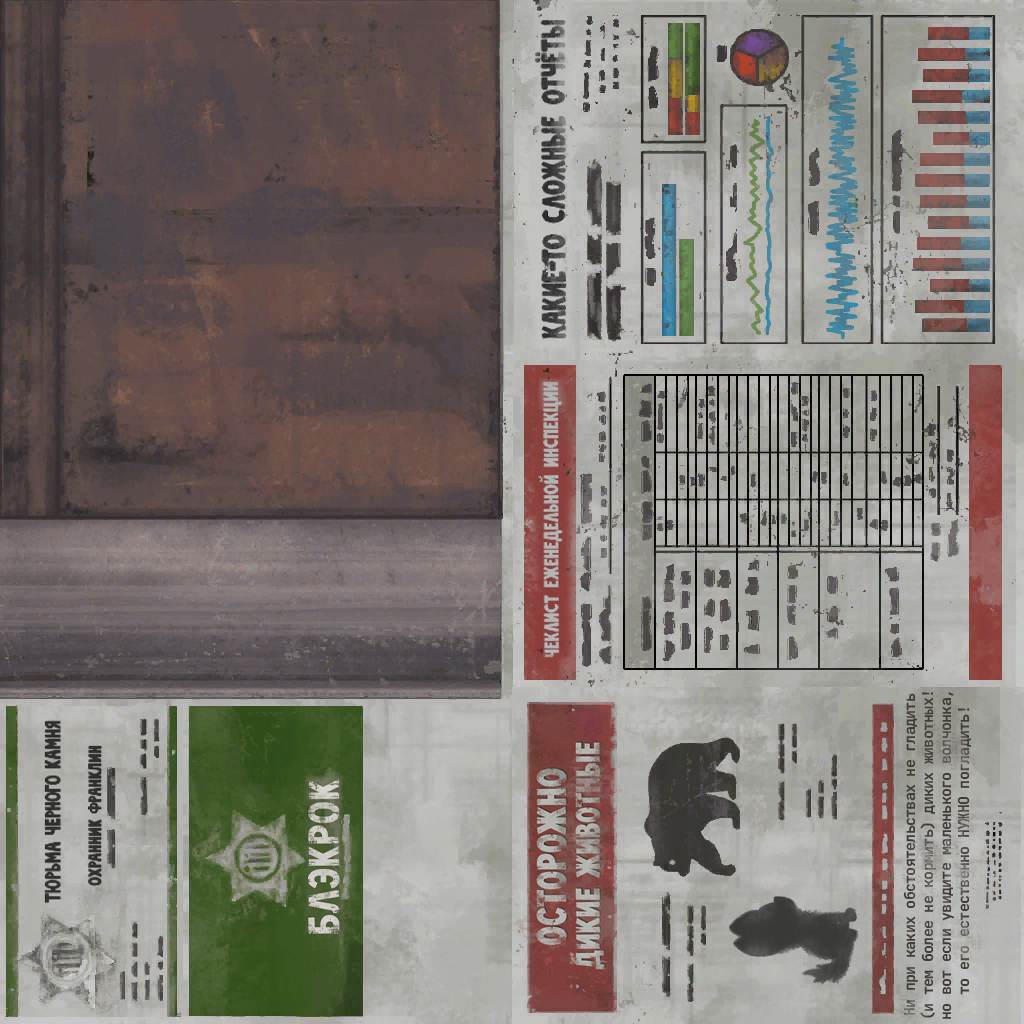
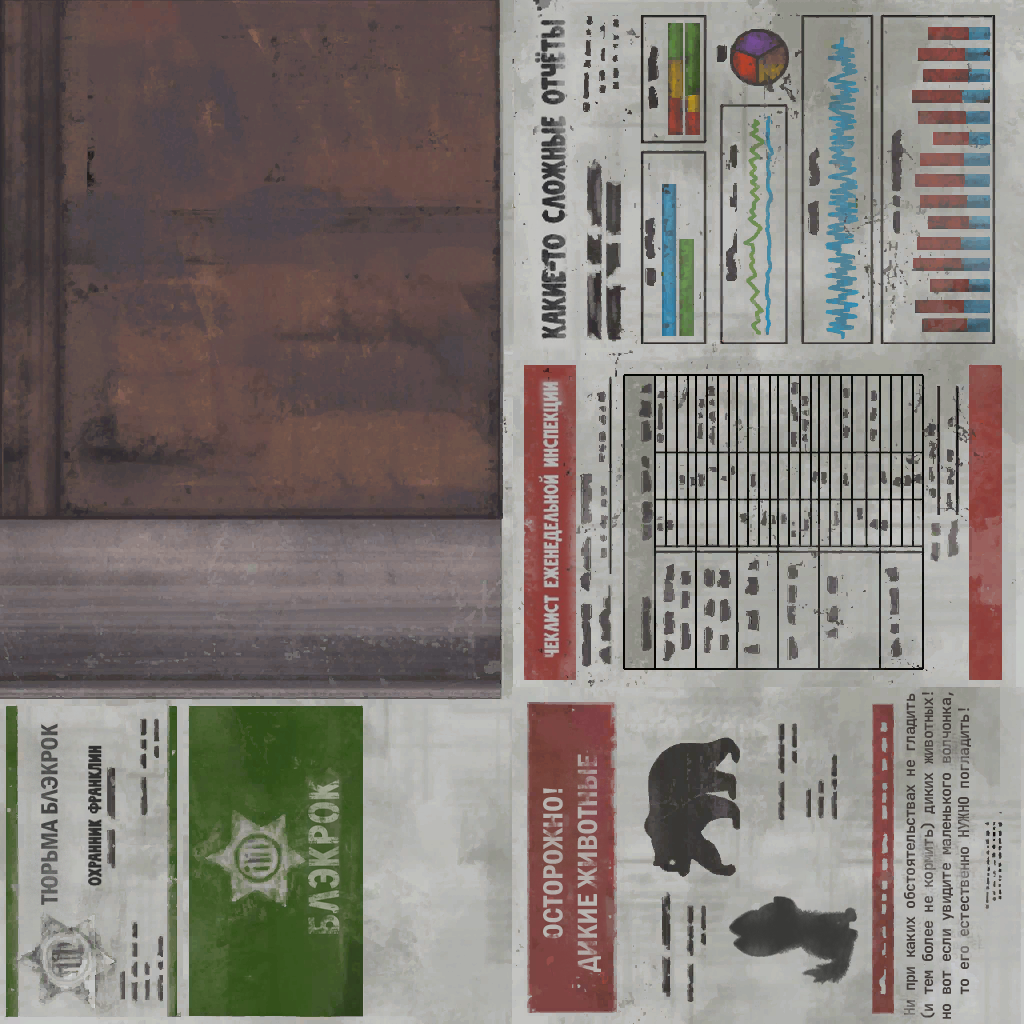
Before/after of a 1024 x 1024 layered artwork. What changed in the layer stack:
painted on "Layer 3" over left=243, top=736, right=381, bottom=981
painted on "Layer 2" over left=38, top=713, right=80, bottom=909
added layer "ТЮРЬМА БЛЭКРОК" above "ОСТОРОЖНО! ДИКИЕ ЖИВОТНЫЕ" over left=17, top=706, right=82, bottom=923
renamed "Layer 4" to "ОСТОРОЖНО! ДИКИЕ ЖИВОТНЫЕ", moved it above "Layer 1", painted on it over left=513, top=716, right=623, bottom=1001
painted on "Layer 1" over left=37, top=717, right=610, bottom=954